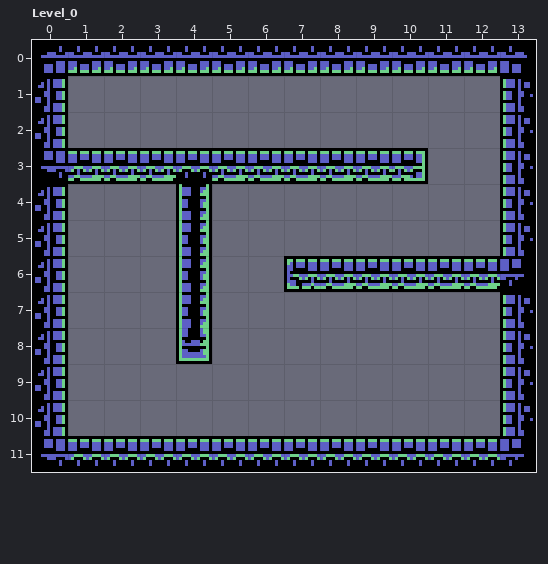
Two states of a LDtk project, src/assets/maps/test.ldtk. The picture above was drawn from the file before the commit.
Cells are 12x12 px. Shown: Level_0 x 0..13, y 0..11.
Once edited:
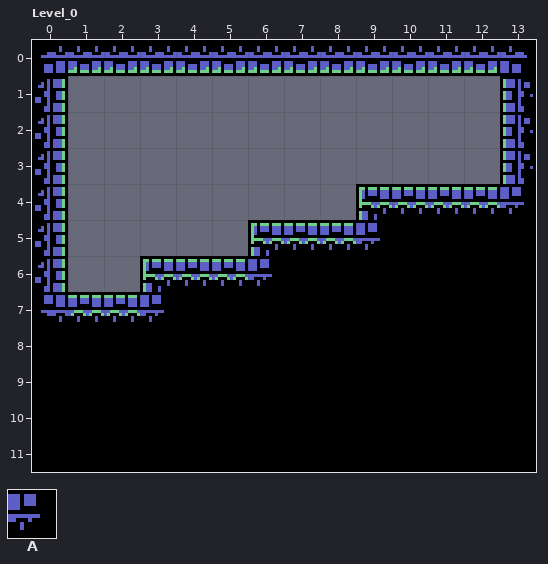
Key: from "Walls": A 1.
_ is an empty cell.
From old to new:
Layer "Walls":
Tile A is added in row 4 at x 9 to 12; in row 5 at x 6 to 12; in row 6 at x 3 and 5 to 6; in rows 7 to 8 at x 1 to 3 and 5 to 12; in rows 9 to 10 at x 1 to 12.
The author cleared tile A in row 3 at x 1 to 10; in rows 4 to 5 at x 4.
